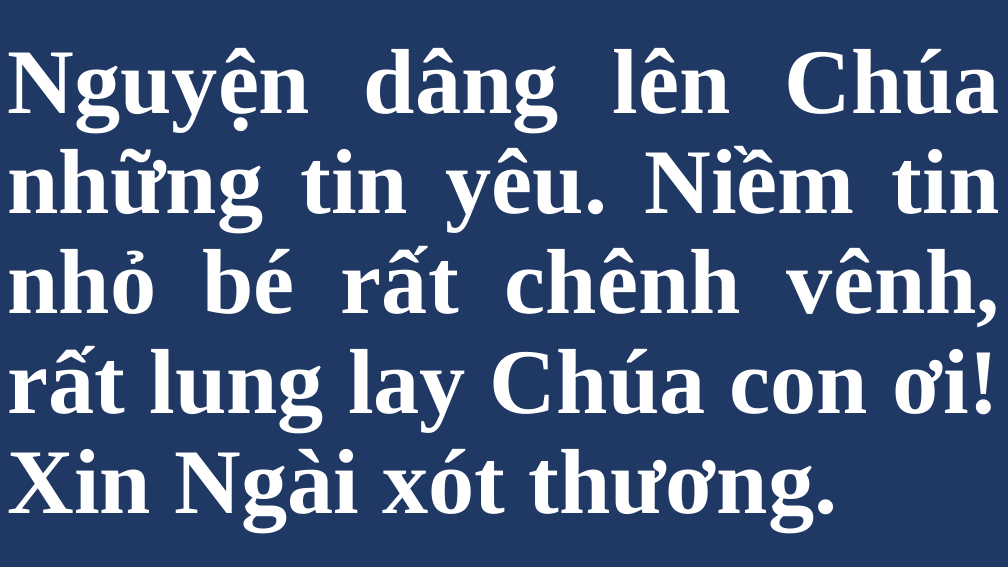
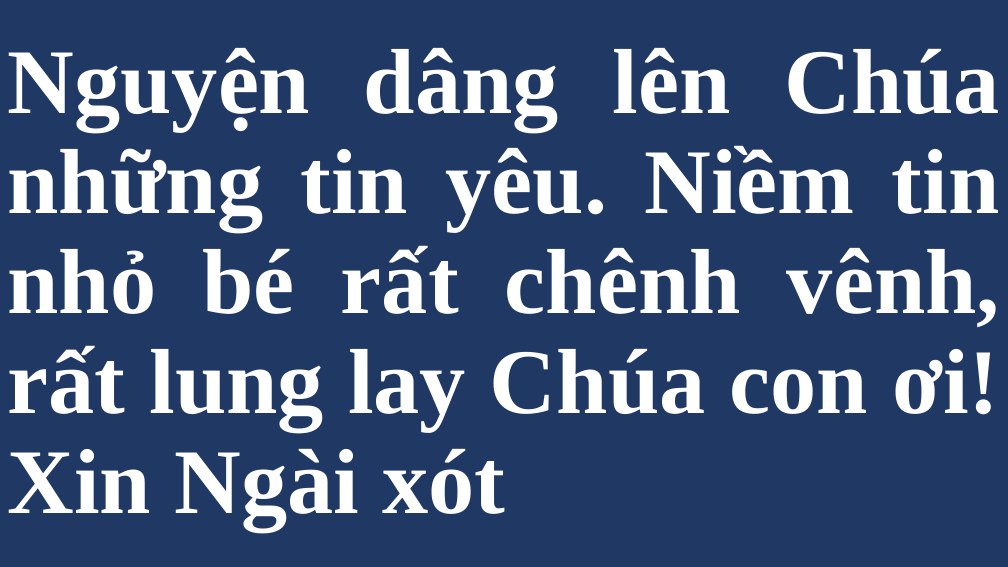
Before and after one commit to anhpeter/song-generator, a slide deck: slide 7 of output/songs.pptx. Drawn at 1008x567 pixels with LibreOffice and Linux fonts; fonts in the diff are those of the drawing. Boxes give left, top, right and bottom in pixels: in the first picture for what was removed or moved away, otherwise in the second. Text is boxed around its words. In the diff, an @@ line names an element or a change of style, - is before the commit and + after.

```diff
--- a/output/songs.pptx
+++ b/output/songs.pptx
@@ title at (8, 48, 1000, 530): text changed @@
-Nguyện dâng lên Chúa những tin yêu. Niềm tin nhỏ bé rất chênh vênh, rất lung lay Chúa con ơi! Xin Ngài xót thương.
+Nguyện dâng lên Chúa những tin yêu. Niềm tin nhỏ bé rất chênh vênh, rất lung lay Chúa con ơi! Xin Ngài xót
```
Also in this commit, not shown: 9 other slides changed, 1 slide added, 1 slide removed, 2 other files.
